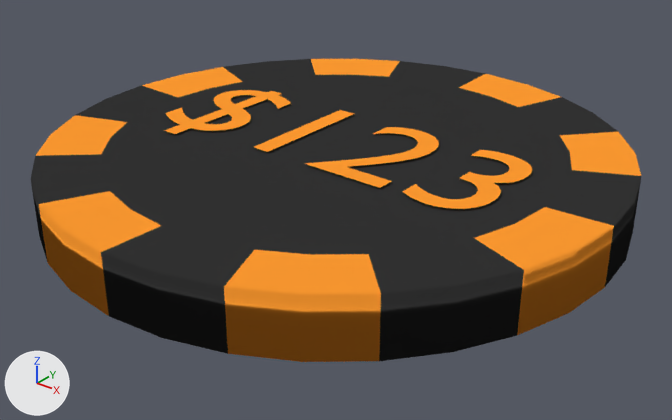
A saved change to the Blender file TexasHoldemPoker/TexasHoldemPoker/TexasHoldemPoker/Assets/Blender Files/Objects/Poker Chip/Chip.blend.
Camera for both pictures: a camera (50 mm lens) standing at (1.852, -2.315, 1.282) and looking at (0.038, -0.047, -0.124). The lights are fixed; the arrows at lower left show +X, +Y and +Z. Text is drawn in Blender's own font.

Objects in the first picture: 'Amount', 'Chip'.
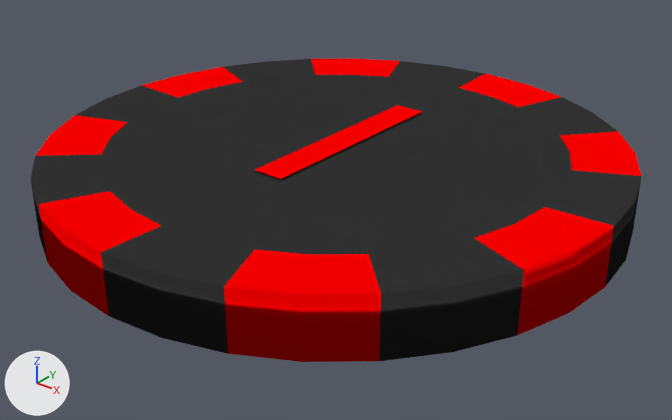
Pixel boxes [x1, y1, x2, y2] of what changed, in the pictures (672 x 420 px):
'Amount', text changed, rescaled (54% narrower, 38% shorter): before [164, 90, 532, 209]; after [255, 105, 422, 179]
part 1 of me_cylinder, recoloured (orange to red): [35, 59, 641, 362] in both

What changed in the scene script:
```text
Add mat_red:
    mat_red = diffuse_material('Red')
    mat_red.base_color = (1.0, 0.0, 0.0)  # red #ff0000
Change me_cylinder:
    where me_cylinder.from_pydata(...)  # 96 vertices, 50 faces; spans x -1.0..1.0, y -1.0..1.0, z -1.0..1.0
    used by ob_chip; location = (0.0, 0.0, 0.05); scale = (1.0, 1.0, 0.05)
    me_cylinder part 1: all 25 faces that had it switch from mat_colour1 (orange #ff9b31) to mat_red (red #ff0000)
Change txt_text:
    remove txt_text.materials.append(mat_colour1)  # orange #ff9b31
    txt_text.body: '$123' -> '1'
    add txt_text.materials.append(mat_red)  # red #ff0000
Change ob_amount:
    ob_amount.scale: (0.695, 0.695, 0.695) -> (1.16, 1.16, 1.16)
```
